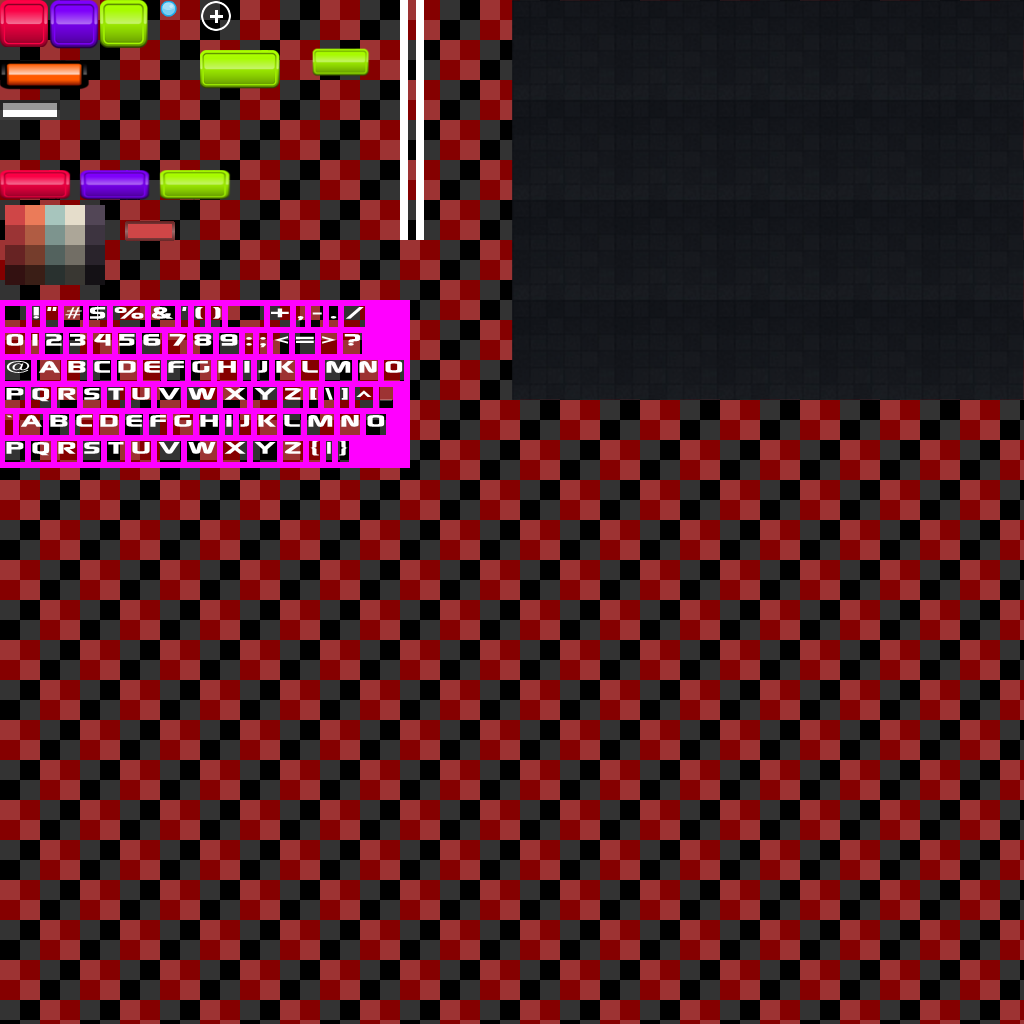
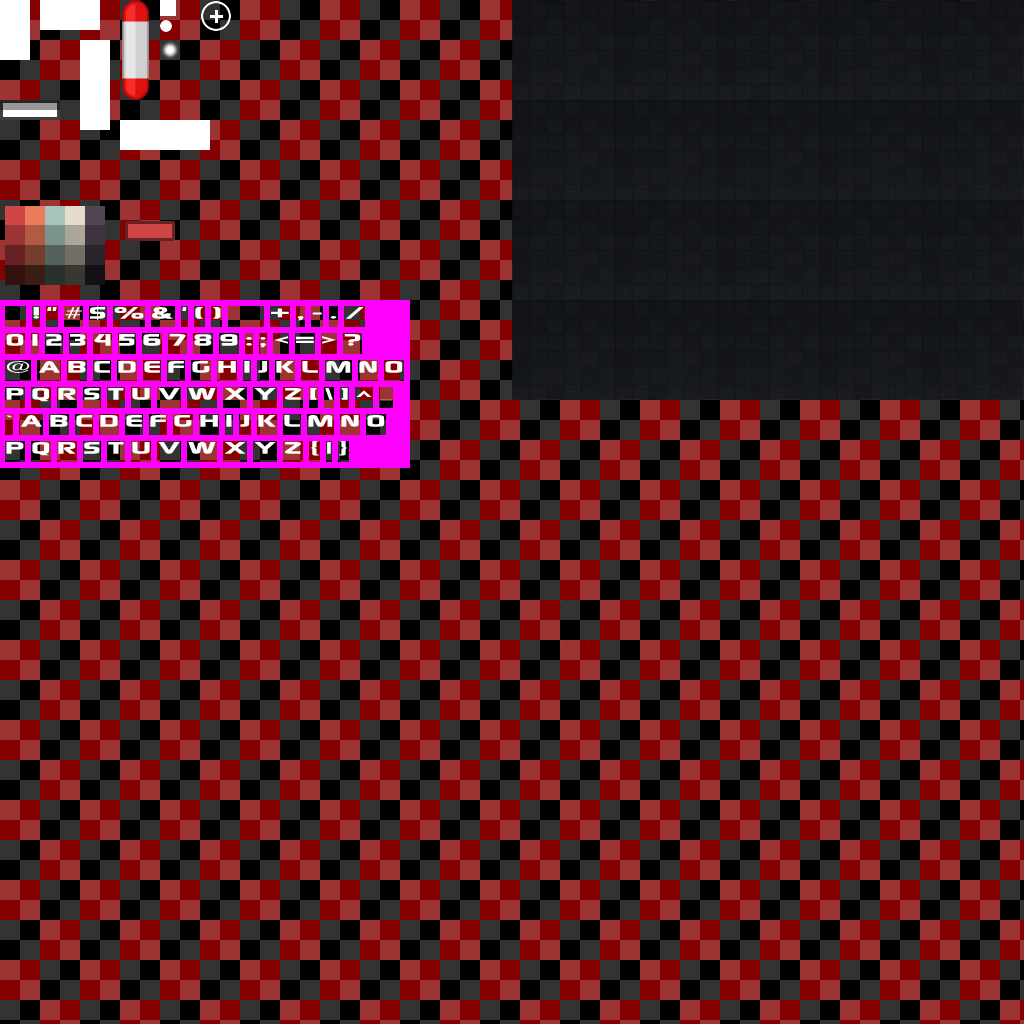
Layered file, before and after one edit (1024x1024). Changes by layer:
painted on "Ebene #4" over [560,599,590,647]
"Ebene #2": opacity 32% → 100%, moved it above "Ebene", painted on it over [125,35,181,241]
painted on "Ebene" over [0,0,424,240]
